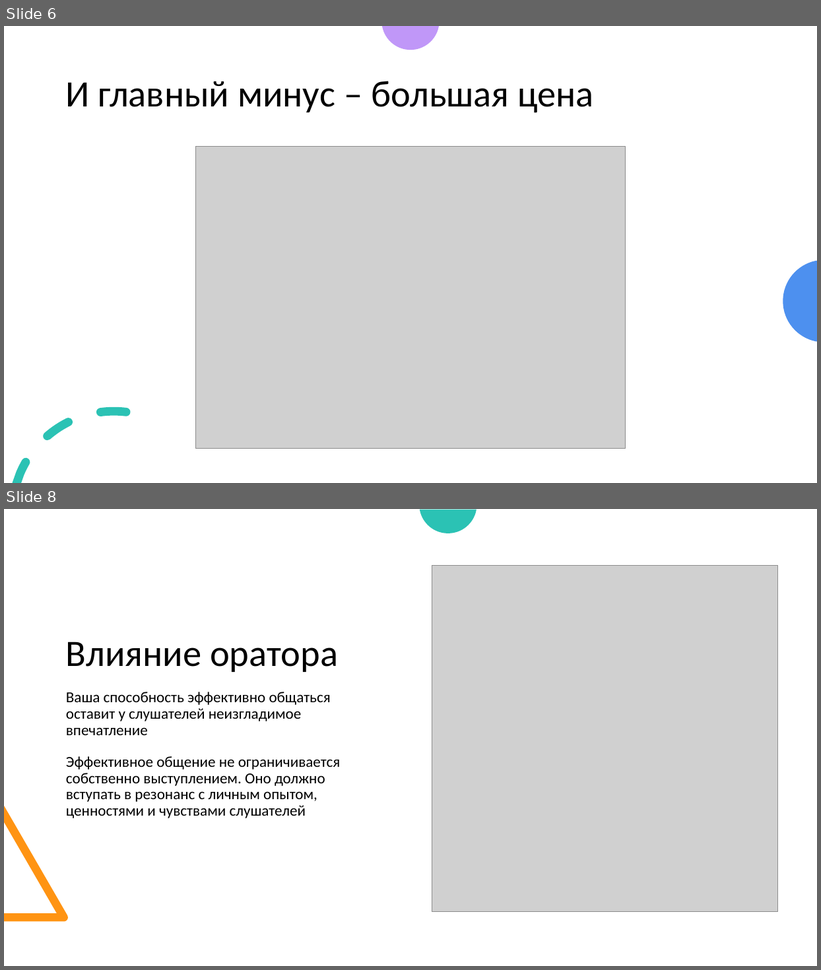
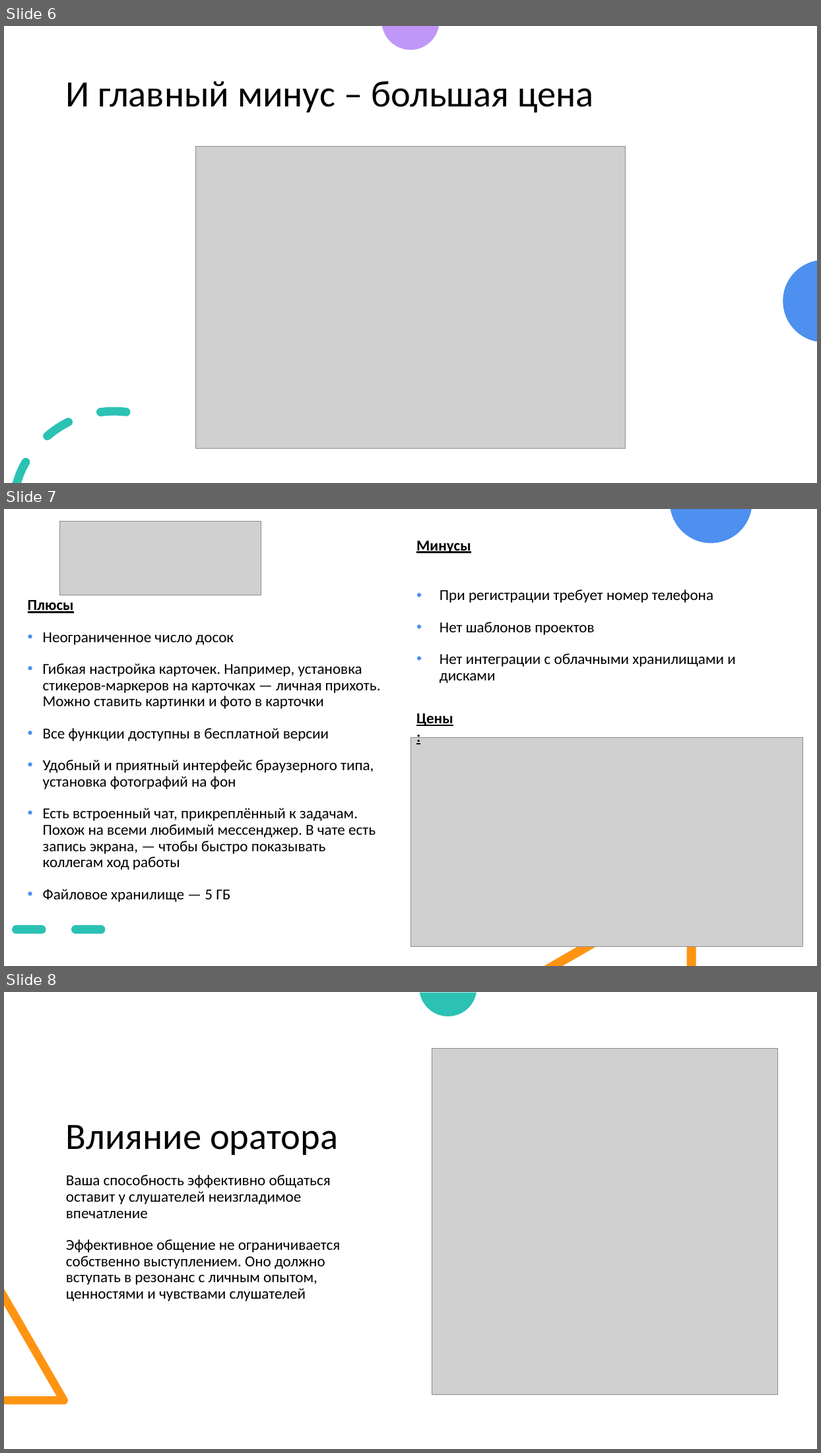
Before and after one commit to r0mbaa/Kanban-Board, a slide deck: Paperwork/РПС_Презентация_к_проекту.pptx. Shown one above the other, each under a label of ours: slides 6 and 8 before the commit, slides 6, 7 and 8 after it; the slides between them are not shown. The pictures are 821x970 and 821x1453 pixels, drawn with LibreOffice and Linux fonts; fonts in the diff are those of the drawing; grey boxes stand for pictures. Boxes give left, top, right and bottom in pixels: in the first picture for what was removed or moved away, otherwise in the second. Text is boxed around its words. In the diff, an @@ line names an element or a change of style, - is before the commit and + after.

```diff
--- a/Paperwork/РПС_Презентация_к_проекту.pptx
+++ b/Paperwork/РПС_Презентация_к_проекту.pptx
@@ slide 7 added at [4, 509, 817, 966], background #FFFFFF @@
@@ picture added at [60, 521, 261, 595] @@
@@ freeform shape added at [671, 509, 752, 543], fill #4D90EF @@
@@ text added at [416, 541, 735, 683], 18 pt, text #000000 @@
+Минусы
+• При регистрации требует номер телефона
+• Нет шаблонов проектов
+• Нет интеграции с облачными хранилищами и дисками
@@ text added at [28, 600, 381, 870], 18 pt, text #000000 @@
+Плюсы
+• Неограниченное число досок
+• Гибкая настройка карточек. Например, установка стикеров-маркеров на карточках — личная прихоть. Можно ставить картинки и фото в карточки
+• Все функции доступны в бесплатной версии
+• Удобный и приятный интерфейс браузерного типа, установка фотографий на фон
+• Есть встроенный чат, прикреплённый к задачам. Похож на всеми любимый мессенджер. В чате есть запись экрана, — чтобы быстро показывать коллегам ход работы
+• Файловое хранилище — 5 ГБ
@@ text added at [416, 714, 453, 726], 18 pt, text #000000, bold, underline @@
+Цены:
@@ picture added at [411, 738, 803, 947] @@
@@ freeform shape added at [545, 882, 696, 966], fill #FF9413 @@
@@ line added from (16, 930) to (123, 930), #2BC2B4 10 pt dashed @@
```
Also in this commit, not shown: 1 slide removed.
